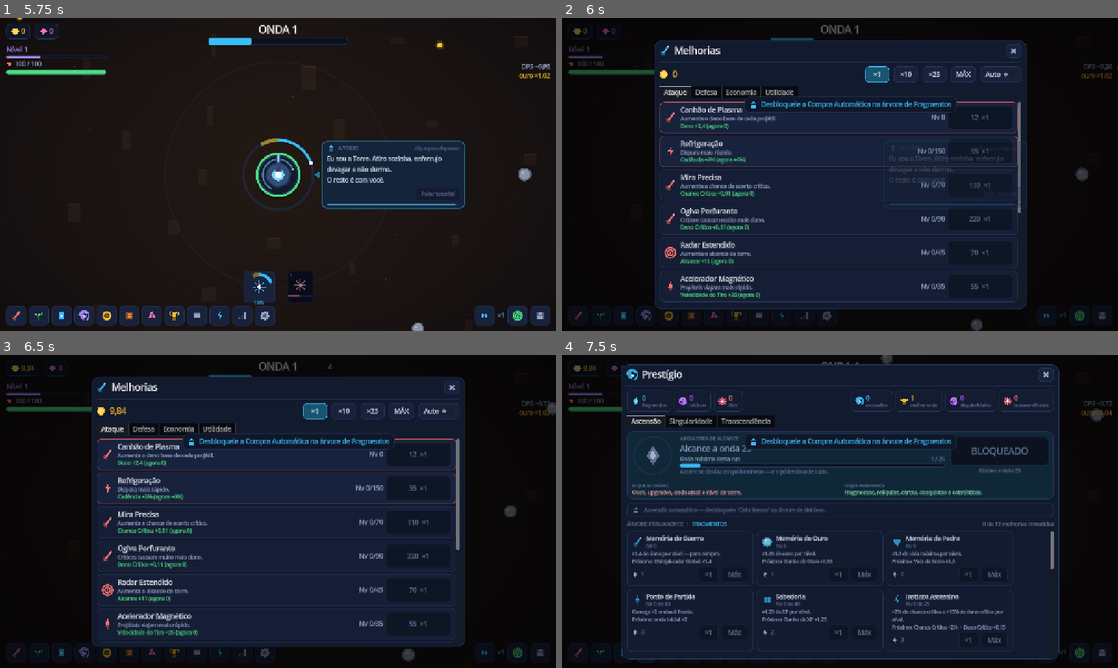
Above: before the commit, frames 1-4 (two rows, left to right).
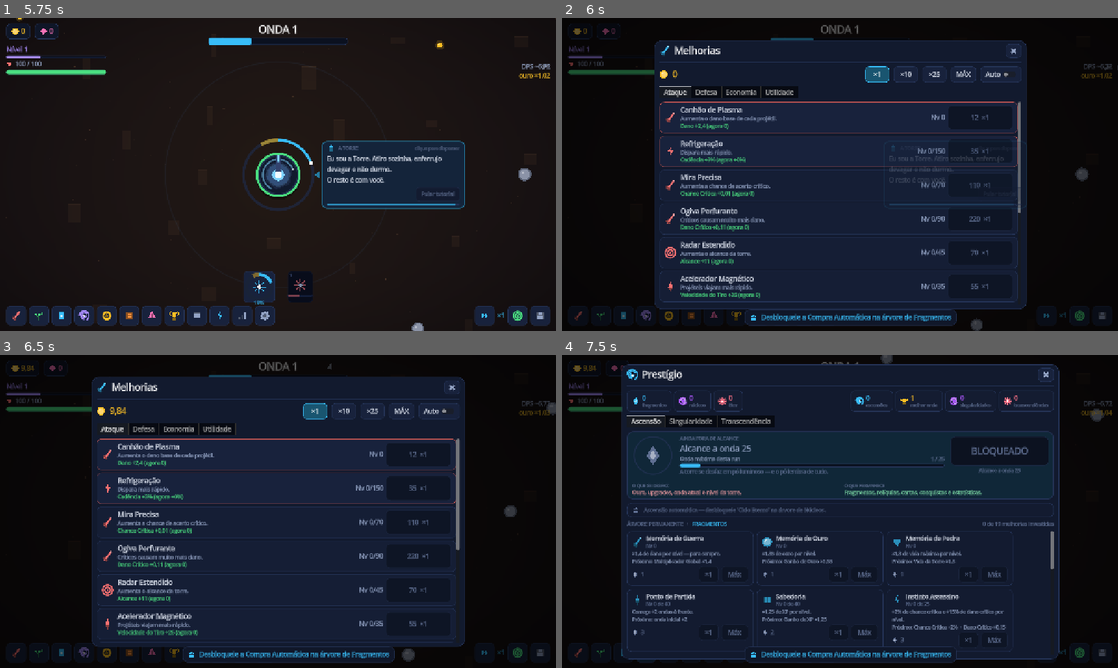
Above: after the commit, the same moments.

Repository: joabcostamd/joabcostamd
Game: Godot game, scene res://scenes/main.tscn
The game is run twice, just before and just after one commit, with the same random seed, the same clock (stepped at 60 frames per second) and the same inputs.
Inputs (mouse positions are in pixels of both pictures, inside the frame that each line leads up to):
- Up to frame 1 (5.75 s): click "COMEÇAR" at 0.5 s; click (261, 287) at 1.25 s; click "1" at 2 s; click (16, 315) at 2.77 s; click (450, 49) at 3.5 s; click (38, 315) at 4.27 s; click (467, 36) at 5 s
- Up to frame 2 (6 s): tap Enter at 5.75 s; move the mouse to (962, 158) at 5.77 s; hold Q (painel_upgrades) from 5.78 s (still down); hold A (alternar_auto) from 5.78 s (still down); click (962, 158) at 5.92 s
- Up to frame 3 (6.5 s): keep holding Q (painel_upgrades); keep holding A (alternar_auto)
- Up to frame 4 (7.5 s): release Q (painel_upgrades) at 6.5 s; release A (alternar_auto) at 6.5 s; click (623, 652) at 6.52 s; click (645, 652) at 7.27 s

Frame 1 is identical in both runs. In frame 2, 2.2% of the frame differs, in the area x 32-71%, y 24-99%; in frame 3, 2.2%; in frame 4, 1.6%.

Commit message:
ux: o aviso caia em cima da primeira linha do painel aberto
Os toasts ficavam fixos a 96px do topo — exatamente onde os paineis desenham a
primeira linha de conteudo. Com um painel aberto, o aviso cobria um card e
escondia justamente o que o jogador tinha ido ler, por 2,4 segundos.

Com o painel fechado aquela posicao e a melhor que existe, entao a caixa nao
mudou de lugar: ela se muda. Painel aberto manda os avisos para o rodape, que e
a unica faixa que sobra; painel fechado devolve para o topo.

Junto: `--daltonismo=N` e `--contraste` na linha de comando, para conseguir
fotografar os filtros de acessibilidade ligados (conferido: a daltonizacao
muda as cores da tela de verdade).

Co-Authored-By: Claude Opus 5 <noreply@anthropic.com>
Claude-Session: https://claude.ai/code/session_01KjywRohvpoYfEskZwwMkww

Diff:
--- a/torre-eterna/scripts/main.gd
+++ b/torre-eterna/scripts/main.gd
@@ -109,6 +109,10 @@
 			_celebrar_debug = a.substr(11)
 		elif a == "--en":
 			Cfg.set_v("idioma", "en")
+		elif a.begins_with("--daltonismo="):
+			Cfg.set_v("daltonismo", int(a.substr(13)))
+		elif a == "--contraste":
+			Cfg.set_v("alto_contraste", true)
 	if segundos < 0.0:
 		return
 	if _abrir_debug != "":
--- a/torre-eterna/scripts/ui/panel_manager.gd
+++ b/torre-eterna/scripts/ui/panel_manager.gd
@@ -67,16 +67,29 @@
 	caixa_toast = VBoxContainer.new()
 	caixa_toast.anchor_left = 0.5
 	caixa_toast.anchor_right = 0.5
-	caixa_toast.anchor_top = 0.0
-	caixa_toast.anchor_bottom = 0.0
 	caixa_toast.offset_left = -220
 	caixa_toast.offset_right = 220
-	caixa_toast.offset_top = 96
-	caixa_toast.offset_bottom = 300
-	caixa_toast.alignment = BoxContainer.ALIGNMENT_CENTER
 	caixa_toast.mouse_filter = Control.MOUSE_FILTER_IGNORE
 	caixa_toast.add_theme_constant_override("separation", 6)
 	raiz.add_child(caixa_toast)
+	_posicionar_toasts()
+
+## Os avisos fogem do painel aberto.
+##
+## Eles ficavam fixos a 96px do topo — exatamente onde o painel desenha a
+## primeira linha de conteúdo. Com um painel aberto, o aviso caía em cima de um
+## card e escondia justamente o que o jogador tinha ido ler. Com o painel
+## fechado essa posição é a melhor que existe; com painel aberto, a única faixa
+## que sobra é o rodapé. Então a caixa se muda.
+func _posicionar_toasts() -> void:
+	if caixa_toast == null:
+		return
+	var aberto := atual != ""
+	caixa_toast.anchor_top = 1.0 if aberto else 0.0
+	caixa_toast.anchor_bottom = 1.0 if aberto else 0.0
+	caixa_toast.offset_top = -96.0 if aberto else 96.0
+	caixa_toast.offset_bottom = -14.0 if aberto else 300.0
+	caixa_toast.alignment = BoxContainer.ALIGNMENT_END if aberto else BoxContainer.ALIGNMENT_CENTER
 
 func alternar(nome: String) -> void:
 	if atual == nome:
@@ -109,6 +122,7 @@
 	painel_atual.move_to_front()
 	caixa_toast.move_to_front()
 	atual = nome
+	_posicionar_toasts()
 	Bus.painel_aberto.emit(nome)
 
 func fechar() -> void:
@@ -116,6 +130,7 @@
 		painel_atual.queue_free()
 	painel_atual = null
 	atual = ""
+	_posicionar_toasts()
 	if fundo_escuro:
 		fundo_escuro.visible = false
 
